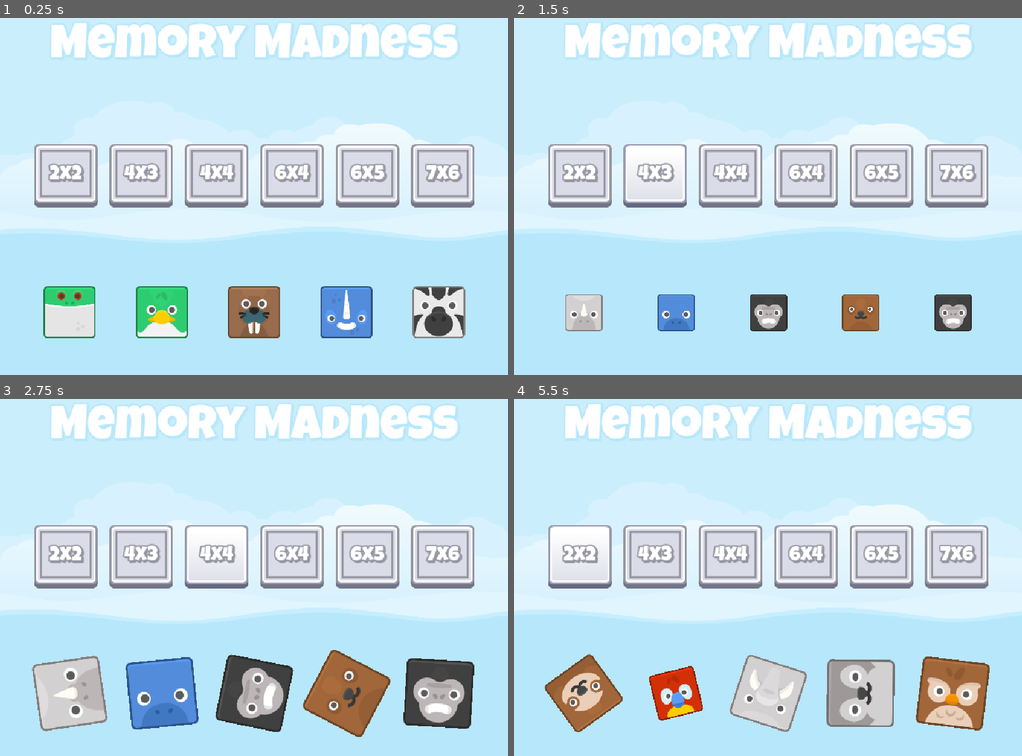
Above: before the commit, frames 1-4 (two rows, left to right).
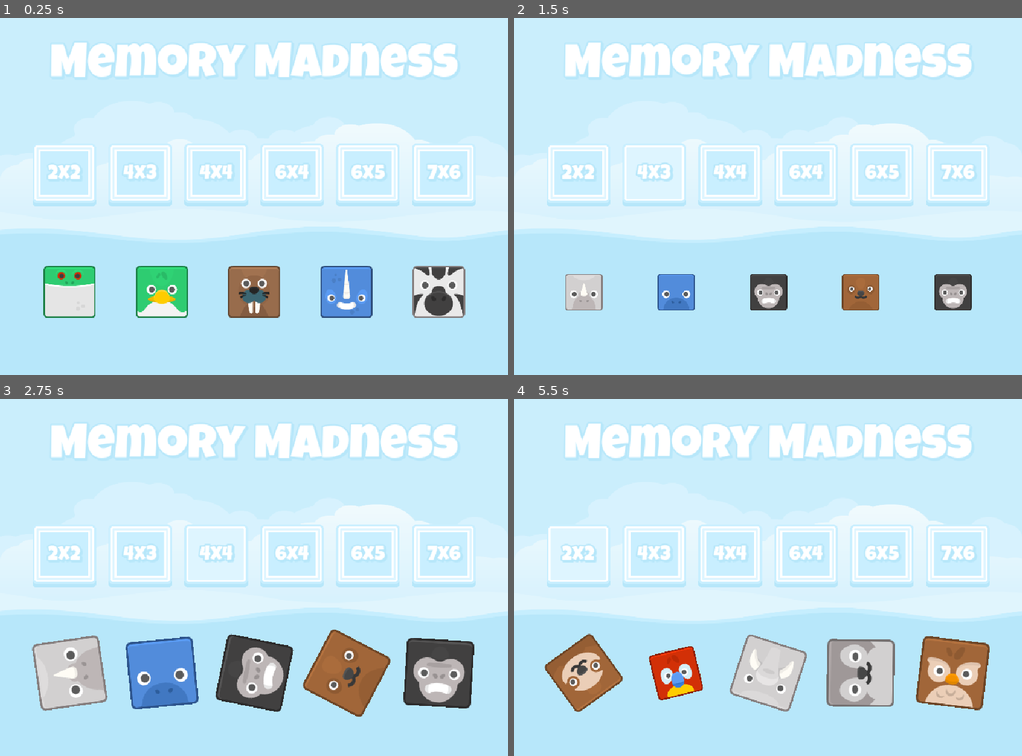
Above: after the commit, the same moments.

Repository: Edwin-Aguirre/Memory-Madness
Game: Godot game, scene res://scenes/master.tscn
Two runs of this game, one before a commit and one after it. Both use one fixed random seed, a clock stepped at 60 frames per second and the inputs below.
Inputs:
- Up to frame 1 (0.25 s): no input
- Up to frame 2 (1.5 s): click "2x2" at 0.5 s; click "4x3" at 1.25 s
- Up to frame 3 (2.75 s): click "4x4" at 2 s
- Up to frame 4 (5.5 s): click "6x4" at 2.75 s; click "6x5" at 3.5 s; click "7x6" at 4.25 s; click "2x2" at 5 s

The runs differ from the first frame. In frame 1, 23% of the frame differs, in the area x 6-94%, y 1-90%; in frame 2, 19%; in frame 3, 27%, in the area x 6-94%, y 1-95%; in frame 4, 26%.

Commit message:
Updated Title Screen Buttons

Diff:
--- a/project.godot
+++ b/project.godot
@@ -27,6 +27,8 @@
 window/size/viewport_width=1024
 window/size/viewport_height=768
 window/stretch/mode="canvas_items"
+mouse_cursor/custom_image="uid://b5xv8s6rqqc2v"
+mouse_cursor/custom_image_hotspot=Vector2(20, 20)
 
 [rendering]
 
--- a/resources/button_text.tres
+++ b/resources/button_text.tres
@@ -6,7 +6,7 @@
 font = ExtResource("1_47a68")
 font_size = 40
 outline_size = 12
-outline_color = Color(0.588235, 0.588235, 0.639216, 1)
+outline_color = Color(0.717647, 0.905882, 0.980392, 1)
 shadow_size = 10
-shadow_color = Color(0.588235, 0.588235, 0.639216, 1)
+shadow_color = Color(0.717647, 0.905882, 0.980392, 1)
 shadow_offset = Vector2(3, 3)
--- a/scenes/level_button.tscn
+++ b/scenes/level_button.tscn
@@ -1,8 +1,8 @@
 [gd_scene load_steps=6 format=3 uid="uid://b8wwom86qpvql"]
 
-[ext_resource type="Texture2D" uid="uid://b8ar7re5q1jqn" path="res://assets/ui/button_square_depth_line.png" id="1_6g3el"]
-[ext_resource type="Texture2D" uid="uid://cxt01weahqwsw" path="res://assets/ui/button_square_gradient.png" id="2_ium1h"]
-[ext_resource type="Texture2D" uid="uid://dkfbvh04dc1pq" path="res://assets/ui/button_square_depth_gradient.png" id="3_nfgsp"]
+[ext_resource type="Texture2D" uid="uid://m8l8f58b5tg" path="res://assets/ui/button_square_depth_border.png" id="1_ium1h"]
+[ext_resource type="Texture2D" uid="uid://ds7n0ad2ki6e5" path="res://assets/ui/button_square_flat.png" id="2_nfgsp"]
+[ext_resource type="Texture2D" uid="uid://b7cli6dgakk0c" path="res://assets/ui/button_square_depth_flat.png" id="3_b0rp6"]
 [ext_resource type="LabelSettings" uid="uid://bmatwkmjeihfy" path="res://resources/button_text.tres" id="4_6g3el"]
 [ext_resource type="Script" uid="uid://cj6jwn1w66oup" path="res://scripts/level_button.gd" id="4_ium1h"]
 
@@ -18,9 +18,9 @@
 offset_bottom = 20.0
 grow_horizontal = 2
 grow_vertical = 2
-texture_normal = ExtResource("1_6g3el")
-texture_pressed = ExtResource("2_ium1h")
-texture_hover = ExtResource("3_nfgsp")
+texture_normal = ExtResource("1_ium1h")
+texture_pressed = ExtResource("2_nfgsp")
+texture_hover = ExtResource("3_b0rp6")
 script = ExtResource("4_ium1h")
 
 [node name="Label" type="Label" parent="."]
--- a/scenes/main.tscn
+++ b/scenes/main.tscn
@@ -28,7 +28,6 @@
 anchor_bottom = 1.0
 grow_horizontal = 2
 grow_vertical = 2
-theme_override_constants/separation = 72
 
 [node name="Spacer4" type="Control" parent="VBoxContainer"]
 layout_mode = 2
@@ -48,7 +47,7 @@
 [node name="HBLevelButtons" type="HBoxContainer" parent="VBoxContainer"]
 layout_mode = 2
 size_flags_horizontal = 4
-theme_override_constants/separation = 24
+theme_override_constants/separation = 25
 
 [node name="LevelButton" parent="VBoxContainer/HBLevelButtons" instance=ExtResource("2_0wfyh")]
 layout_mode = 2
Binary file changed: assets/ui/button_square_depth_border.png
Binary file changed: assets/ui/button_square_depth_flat.png
Binary file changed: assets/ui/button_square_flat.png
Binary file added: assets/ui/tap.png
Not shown, added: assets/ui/tap.png.import
